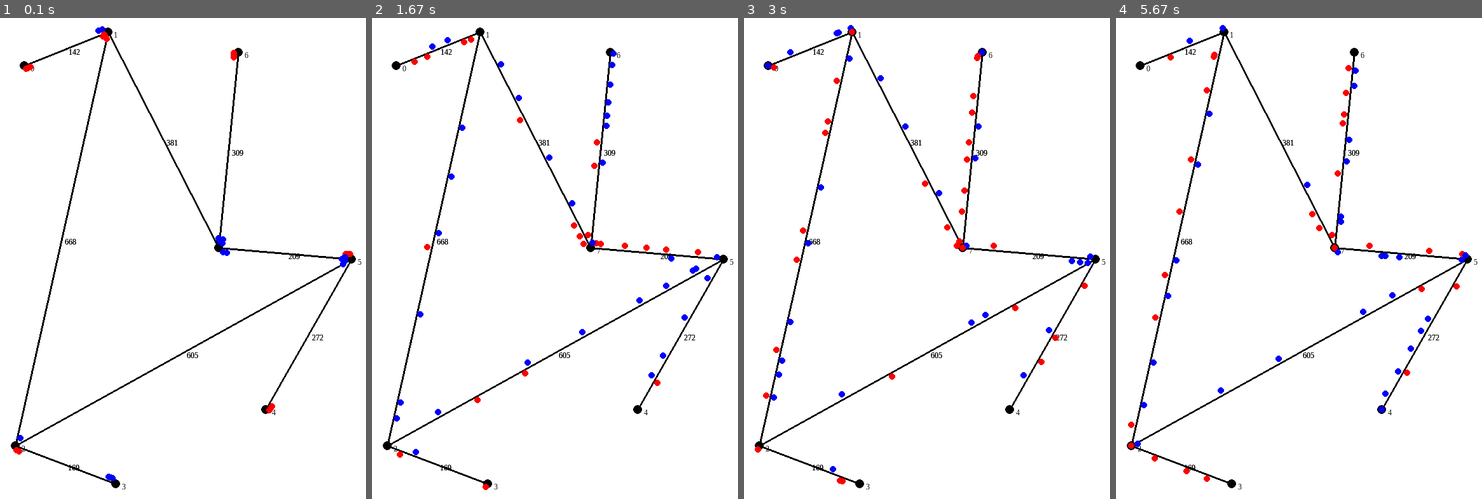
Above: before the commit, frames 1-4 (left to right).
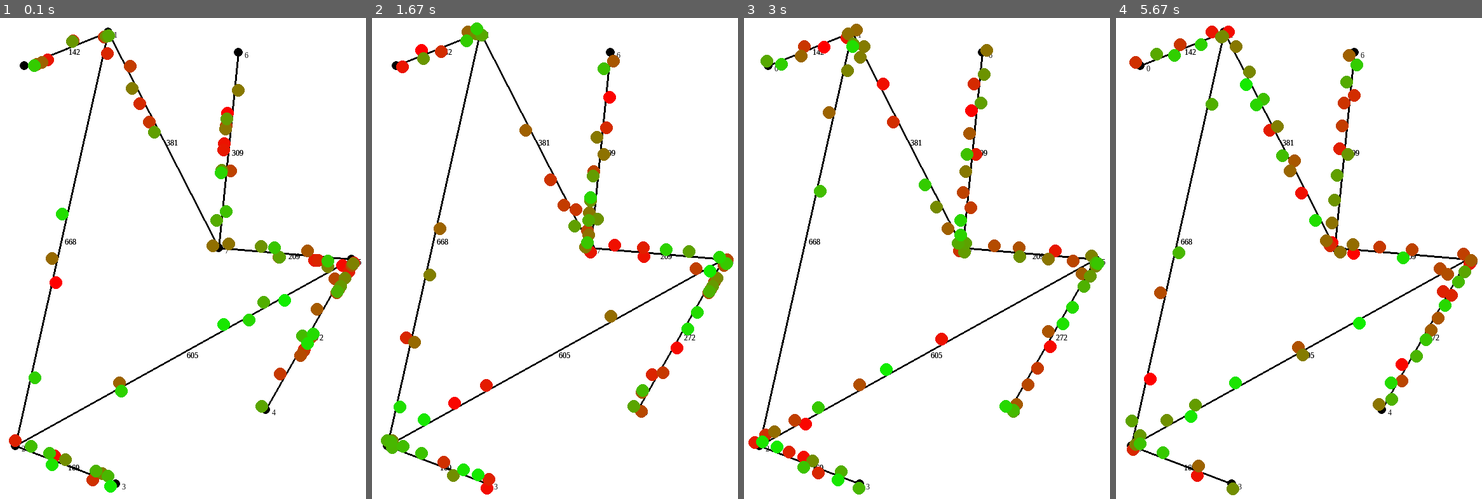
Above: after the commit, the same moments.

Repository: Ickaser/car-graph-viz
Game: pygame game, started from main_pygame.py
The game is run twice, just before and just after one commit, with the same random seed, the same clock (stepped at 60 frames per second) and the same inputs.
Inputs:
- Up to frame 1 (0.1 s): no input
- Up to frame 2 (1.67 s): no input
- Up to frame 3 (3 s): no input
- Up to frame 4 (5.67 s): no input

The runs differ from the first frame. In frame 1, 4.6% of the frame differs, in the area x 2-99%, y 1-99%; in frame 2, 5.2%; in frame 3, 5.6%; in frame 4, 6.0%, in the area x 2-99%, y 1-100%.

Commit message:
Improved lanes behavior
Cars act a little more like desired, nodes have maximum capacities, played with size of car dots

Diff:
--- a/cars.py
+++ b/cars.py
@@ -94,9 +94,9 @@
             xDiff = float(self.toCoords[0] - self.fromCoords[0])
             yDiff = float(self.toCoords[1] - self.fromCoords[1])
             # x += margin * sin(theta)
-            self.xPos += int((self.carSize + 2) * (-yDiff/self.length))
+            self.xPos += int((self.carSize * 1.5) * (-yDiff/self.length))
             # y += margin * cos(theta)
-            self.yPos += int((self.carSize + 2) * (xDiff/self.length))
+            self.yPos += int((self.carSize * 1.5 ) * (xDiff/self.length))
 
         self.coords = (self.xPos, self.yPos)
 # equivalence operator: created a bug with the population list's remove method. Uncomment only
@@ -132,8 +132,23 @@
         if self.atNode:
             raise ValueError("A car at a node cannot move, it needs a new destination node")
 
+        # using lanes behavior, check position before moving
+        if self.lanes:
+            # check to see if is already at node
+            if (self.dist <= 0 and not self.direction) or (self.dist >= self.length and self.direction):
+                # check if node is occupied
+                if self.graph.nodes[self.nodeTo]["capacity"] > len(self.graph.nodes[self.nodeTo]["population"]):
+                    # add self to population list
+                    self.graph.nodes[self.nodeTo]["population"].append(self)
+                    self.atNode = True
+                    self.coords = self.toCoords
+                    self.xPos, self.yPos = self.coords
+                # do nothing if node is already occupied
+                else:
+                    return
+
         # Move car along edge in correct direction
-        self.dist = self.dist + displace if self.direction else self.dist - displace
+        self.dist += displace if self.direction else -displace
         # Recompute distance to next node, according to direction
         self.toNext = self.length - self.dist if self.direction else self.dist
 
@@ -141,24 +156,37 @@
         self.calcCoords()
 
         # if the new position is at or past its destination node, then set atNode=True and location at new node
-        if (self.dist <= 0 and not self.direction) or (self.dist >= self.length and self.direction):
+        if not self.lanes and ((self.dist <= 0 and not self.direction) or (self.dist >= self.length and self.direction)):
             self.atNode = True
             self.coords = self.toCoords
-            self.xPos, yPos = self.coords
+            self.xPos, self.yPos = self.coords
 
     # generates a new Position object, using a given new node
     def changeNodes(self, newNode):
         """
         Give the car a new destination node. Fails if the car is not at its destination node.
         If the graph has weighted=True, moves weighting from old edge to new edge.
+        If the graph has lanes=True, checks that there is space to move to the new edge before doing so
         Calls the init method to recalculate all values.
         """
         if not self.atNode:
             raise ValueError("A car not at its destination node cannot change destination nodes")
+
+        # if using lanes, check if the next position along the desired edge is true
+        if self.lanes:
+            nextCar = (self.graph.edges[(self.nodeFrom, self.nodeTo)]["population"][-1])
+            if type(nextCar) == Car:
+                if nextCar.toNext >= nextCar.length - self.carSize:
+                    # if there is a car within carSize of the node along the desired edge, do nothing
+                    return
 
         # # if using weighted graph behavior, update numbers of cars along street
         # if self.graph.weighted and self.nodeFrom != self.nodeTo:
         #     self.graph.edges[(self.nodeFrom, self.nodeTo)]["population"][self.direction].remove(self)
+
+        # if using lanes behavior, update number of cars at a given node
+        self.graph.nodes[self.nodeTo]["population"].remove(self)
+
         self.nodeFrom = self.nodeTo
 
         self.__init__(self.graph, self.nodeTo, newNode, carSize=self.eqTol)
@@ -195,10 +223,11 @@
             pass
         else:
             startNode = np.random.randint(0, graph.size)
-            self.pos = Position(self.graph, startNode, startNode)
-
-            # for purposes of population, needs to already be at an edge and fully initialized at edge. Copied from below
-            self.pos.changeNodes(np.random.choice(self.graph.nodes[self.pos.nodeTo]["connect"]))
+            startNodes = (startNode, np.random.choice(self.graph.nodes[startNode]["connect"]))
+            startDist = np.random.randint(0, self.graph.edges[startNodes]["length"])
+            self.pos = Position(self.graph, startNodes[0], startNodes[1], startDist)
+
+            # for purposes of edge population tracking, needs to already be at an edge and fully initialized at edge. Copied from below
             self.speedLimit = self.graph.edges[(self.pos.nodeFrom, self.pos.nodeTo)]["speed"]
             self.graph.edges[(self.pos.nodeFrom, self.pos.nodeTo)]["population"][self.pos.direction].append(self)
 
@@ -239,16 +268,26 @@
 
             # Find the nearest car ahead, if there is one
             # Idea: the list implementation means that this arithemetic could be avoided (just find the index on the list, get the lower index) TODO
-            carAhead = False
-            for car in otherCars:
-                # if no cars found ahead yet, but car is ahead:
-                if carAhead == False and car.pos.toNext < self.pos.toNext:
-                    # call it the next car, and note that there is one
-                    nextCar = car
-                    carAhead = True
-                # if the car being examined is closer than the current nextCar, replace the current with the new
-                elif self.pos.toNext > car.pos.toNext and car.pos.toNext > nextCar.pos.toNext:
-                    nextCar = car
+
+            # # Arithmetic Implementation
+            # carAhead = False
+            # for car in otherCars:
+            #     # if no cars found ahead yet, but car is ahead:
+            #     if carAhead == False and car.pos.toNext <= self.pos.toNext and not car is self:
+            #         # call it the next car, and note that there is one
+            #         nextCar = car
+            #         carAhead = True
+            #     # if the car being examined is closer than the current nextCar, replace the current with the new
+            #     elif self.pos.toNext > car.pos.toNext and car.pos.toNext > nextCar.pos.toNext and not car is self:
+            #         nextCar = car
+
+            # List Implementation
+            ind = otherCars.index(self)
+            if ind == 0:
+                carAhead = False
+            else:
+                carAhead = True
+                nextCar = otherCars[ind - 1]
 
 
             # if a car is found ahead on the road, compute an appropriate velocity adjustment
@@ -256,23 +295,30 @@
                 veloDiff = nextCar.velocity - self.velocity
                 distDiff = self.pos.toNext - nextCar.pos.toNext
 
-                decelDist = self.accel * sum(range(int(nextCar.velocity/self.accel), int(self.velocity/self.accel))) # removed +1 on second int
-
+                decelDist = 2 * self.carSize + self.accel * sum(range(int(nextCar.velocity/self.accel), int(self.velocity/self.accel)+1))
 
                 # acceleration behavior depends on veloDiff, distDiff, and decelDist.
-                if veloDiff > self.accel:
-                    self.velocity += self.accel
-                elif veloDiff < self.accel and veloDiff > 0:
-                    self.velocity += veloDiff
+
+                # car ahead is actually at same position: fudge the distance a little so they spread apart
+                if distDiff == 0:
+                    self.velocity += -1 if self.velocity > 0 else 1
+                # car ahead is going faster, is not on top: accelerate
+                elif veloDiff > 0 and distDiff > self.carSize:
+                    self.velocity += self.accel if veloDiff >= self.accel else veloDiff
+                # car ahead is slower and close: decelerate
                 elif veloDiff < 0 and distDiff <= decelDist:
                     self.velocity -= self.accel if self.velocity >= self.accel else self.velocity
-                # if the next car is further away than the decelDist, use behavior as if no nextCar (triggers next block below)
+                # car ahead is slower or same speed but far away: ignore car ahead (triggers next block below)
                 elif veloDiff < 0 and distDiff > decelDist:
-                    self.carAhead = False
-                elif distDiff < self.carSize * 2 and distDiff > 0:
-                    self.velocity -= self.accel
-                elif distDiff == 0:
-                    self.velocity += 1
+                    carAhead = False
+                # car ahead is same speed and close: maintain
+                elif veloDiff == 0 and distDiff <= decelDist:
+                    pass
+                # car ahead is same speed and far: ignore car ahead
+                elif veloDiff == 0 and distDiff > decelDist:
+                    carAhead = False
+
+                # car ahead is going same speed: do nothing
 
 
 
@@ -282,7 +328,7 @@
         if not self.lanes or not carAhead:
 
             # distance required to decelerate completely
-            decelDist = self.accel * sum(range(int(self.velocity/self.accel+1)))
+            decelDist = self.accel * sum(range(int(self.velocity/self.accel)+1))
 
             # if using weighted graph behavior, fetch weighted speed limit at each update
             if self.graph.weighted:
@@ -290,21 +336,20 @@
 
             # if car has room to decelerate later, accelerate up to speed limit
             if self.pos.toNext > self.velocity + self.accel +  decelDist:
-                if self.velocity <= self.speedLimit - self.accel:
-                    self.velocity += self.accel
-                elif self.velocity < self.speedLimit:
-                    self.velocity = self.speedLimit
+                if self.velocity < self.speedLimit:
+                    speedUnder = self.speedLimit-self.velocity
+                    self.velocity += self.accel if speedUnder >= self.accel else speedUnder
 
             # if car is approaching node, begin decelerating
             elif self.pos.toNext <= decelDist:
                 self.velocity -= self.accel
-            # if car is close, but going very slow, set velocity to 5
-            if self.pos.toNext <= 10 and self.velocity < 5:
-                self.velocity = 5
-
-        # require self.velocity to be positive and less than speed limit
-        if self.velocity <= 0:
-            self.velocity = 1
+            # if car is close, but going very slow, set velocity to self.accel baseline
+            if self.pos.toNext <= self.carSize * 2 and self.velocity < self.accel:
+                self.velocity = self.accel
+
+        # require self.velocity to be nonnegative and less than speed limit
+        if self.velocity < 0:
+            self.velocity = 0
         elif self.velocity >self.speedLimit:
             self.velocity = self.speedLimit
             # for debug purposes
--- a/graphGen.py
+++ b/graphGen.py
@@ -21,7 +21,7 @@
             #do something else to import information from xml
             pass
         self.size = nodes
-        self.nodes = [{"coords":(), "connect":[]} for i in range(self.size)]
+        self.nodes = [{"coords":(), "connect":[], "population":[]} for i in range(self.size)]
         # for the edges, create a dict of dicts
         self.edges = {}
 
@@ -54,11 +54,10 @@
             self.edges[nodeNumsUp] = {"length":0}
             self.edges[nodeNumsDown] = self.edges[nodeNumsUp]
 
-            # if using weighted behavior, set an attribute of dictionary for tracking number of cars on street
+            # Set an attribute of dictionary for tracking cars on street
             # list has two items: one for each direction on the edge
 
-            if self.weighted or self.lanes:
-                self.edges[nodeNumsUp]["population"] = [[], []]
+            self.edges[nodeNumsUp]["population"] = [[], []]
 
 
         # edge structure: dict of dicts, first is keyed by connected nodes and second is keyed by attributes of edge
@@ -129,6 +128,7 @@
         """
         Randomly assigns speed limits for all edges. Ints between 30 and 70.
         If using weighted behavior, assigns street capacities as well: 3 * (1, 2, 3, 4)
+        If using lanes behavior, assigns node capacities: (1, 2, 3, 4, 5, 6)
         Street capacities and weighting behavior should be reviewed and updated to make the model better
         """
         for i in self.edges.keys():
@@ -137,6 +137,10 @@
             if self.weighted:
                 self.edges[i]["weighted speed"] = [self.edges[i]["speed"], self.edges[i]["speed"] ]
                 self.edges[i]["capacity"] = np.random.randint(1, 5) * 3
+
+        for i in range(len(self.nodes)):
+            if self.lanes:
+                self.nodes[i]["capacity"] = np.random.randint(1, 7)
 
 
     def updateWeights(self):
--- a/main_pygame.py
+++ b/main_pygame.py
@@ -15,7 +15,8 @@
     # gets used in a number of functions, as it turns out
     size = (800, 800)
     # configurable values used when generating cars
-    carsNum = 60
+    carsNum = 80
+    carSize = 20
     stepsNum = 1
     carAccel = 3
     lanes = True
@@ -28,7 +29,7 @@
 
     #create cars: random style
     # TODO: nonrandom cars & goals
-    carList = [cars.Car(graph, randomBehavior = True, accel = carAccel) for i in range(carsNum)]
+    carList = [cars.Car(graph, randomBehavior = True, accel = carAccel, carSize = carSize) for i in range(carsNum)]
 
     # draw the map
     map = pygame.Surface(size)
@@ -145,10 +146,10 @@
         #keep exactly one of the following uncommented
 
         #various colors, each car stays the same
-        # colorOffset = int(255.0/len(carList))
-        # dirtyRects.append(pygame.draw.circle(screenObj, pygame.Color(255 - colorOffset * i, colorOffset*i, 0, 255), car.pos.coords, 5))
+        colorOffset = int(255.0/len(carList))
+        dirtyRects.append(pygame.draw.circle(screenObj, pygame.Color(255 - colorOffset * i, colorOffset*i, 0, 255), car.pos.coords, car.carSize/2))
         #red one way, blue the other
-        dirtyRects.append(pygame.draw.circle(screenObj, pygame.Color("red" if car.pos.direction else "blue"), car.pos.coords, 5))
+        # dirtyRects.append(pygame.draw.circle(screenObj, pygame.Color("red" if car.pos.direction else "blue"), car.pos.coords, car.carSize/2))
         #red at stopped, more green at speed
         # dirtyRects.append(pygame.draw.circle(screenObj, pygame.Color(*(255, 3*car.velocity, 0, 255)), car.pos.coords, 5))
 
